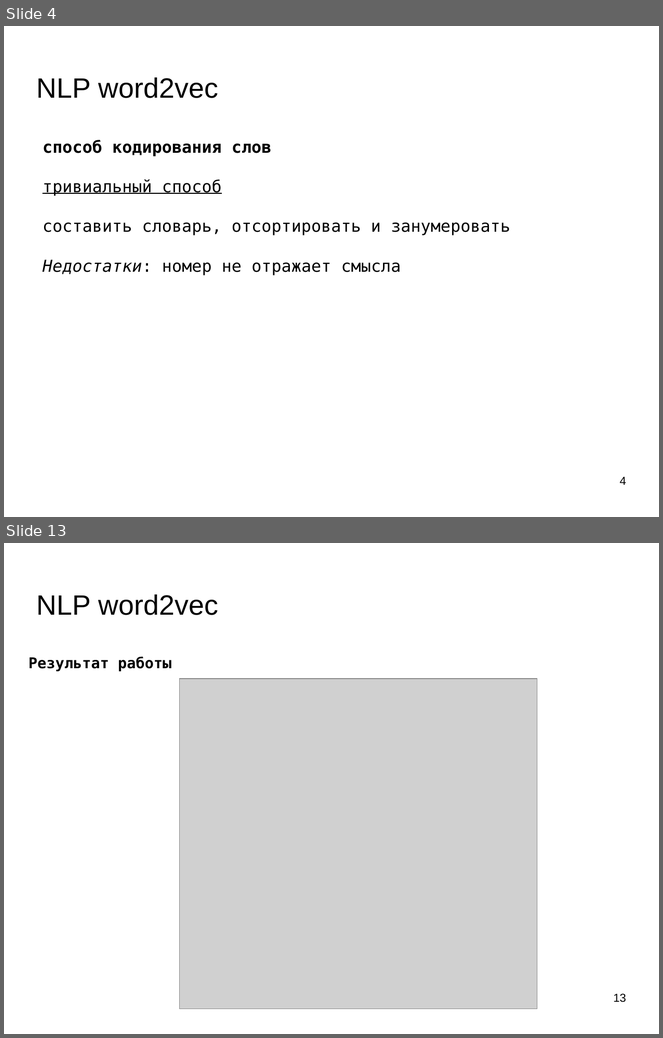
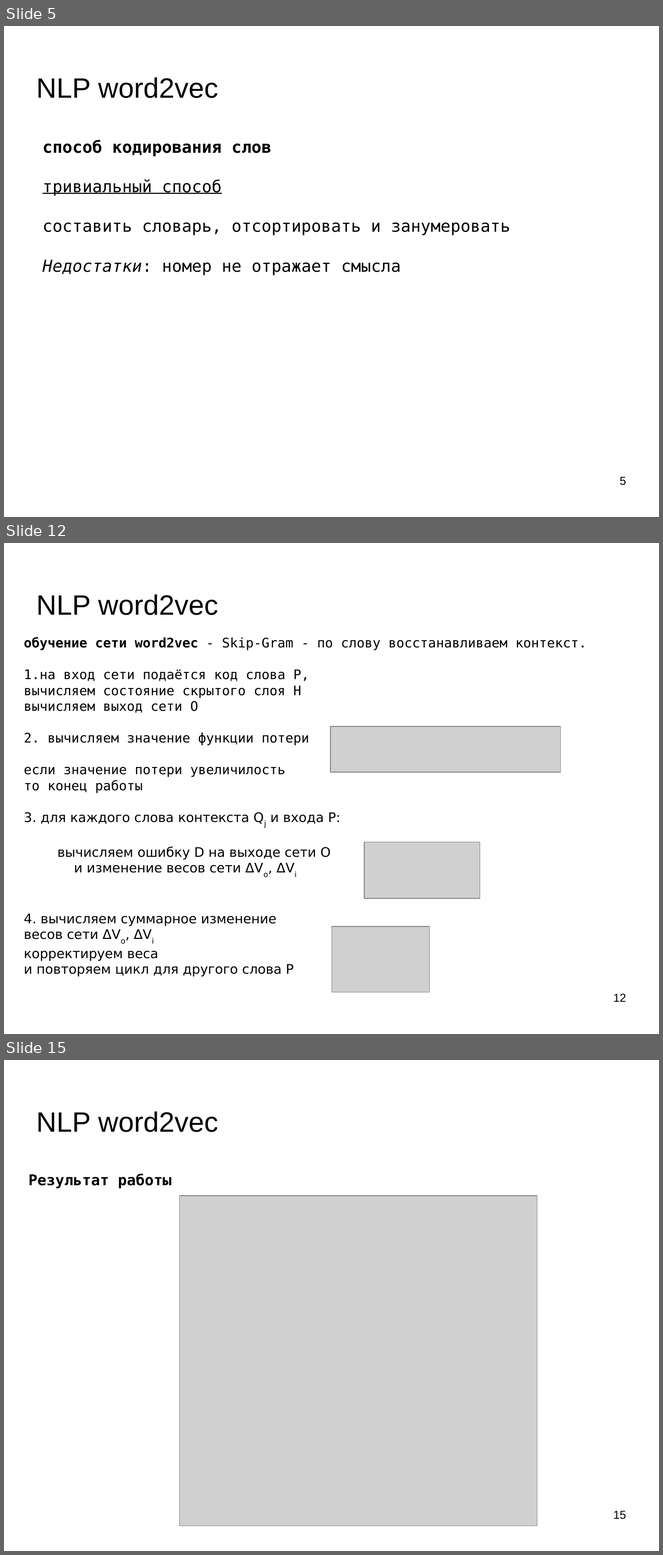
Before and after one commit to mechanoid5/ml_lectorium_legacy, a slide deck: 17-word2vec.odp. Shown one above the other, each under a label of ours: slides 4 and 13 before the commit, slides 5, 12 and 15 after it; the slides between them are not shown. The pictures are 663x1038 and 663x1555 pixels, drawn with LibreOffice and Linux fonts; fonts in the diff are those of the drawing; grey boxes stand for pictures; background and template pictures are left out. Boxes give left, top, right and bottom in pixels: in the first picture for what was removed or moved away, otherwise in the second. Text is boxed around its words. In the diff, an @@ line names an element or a change of style, - is before the commit and + after.

```diff
--- a/17-word2vec.odp
+++ b/17-word2vec.odp
@@ slide 12 added at (4, 543, 659, 1034), background picture (left out) @@
@@ title added at (37, 594, 218, 615), 33.9 pt, text #000000 @@
+NLP word2vec
@@ text added at (24, 637, 587, 977), 16 pt, text #000000 @@
+обучение сети word2vec - Skip-Gram - по слову восстанавливаем контекст.
+1.на вход сети подаётся код слова P,
+вычисляем состояние скрытого слоя H
+вычисляем выход сети O
+2. вычисляем значение функции потери
+если значение потери увеличилость
+то конец работы
+3. для каждого слова контекста Qj и входа P:
+вычисляем ошибку D на выходе сети O
+и изменение весов сети ΔVo, ΔVi
+4. вычисляем суммарное изменение
+весов сети ΔVo, ΔVi
+корректируем веса
+и повторяем цикл для другого слова P
@@ picture added at (331, 727, 561, 772) @@
@@ picture added at (364, 843, 480, 899) @@
@@ picture added at (332, 927, 430, 992) @@
@@ page number added at (613, 994, 626, 1002), 14 pt, text #000000 @@
+12
@@ what was slide 4 is now slide 5 @@
@@ page number at (620, 477, 626, 486): text changed @@
-4
+5
@@ what was slide 13 is now slide 15 @@
@@ page number at (613, 1511, 626, 1520): text changed @@
-13
+15
```
Also in this commit, not shown: 10 slides changed, 2 other slides added, 1 slide removed, 1 other file.
